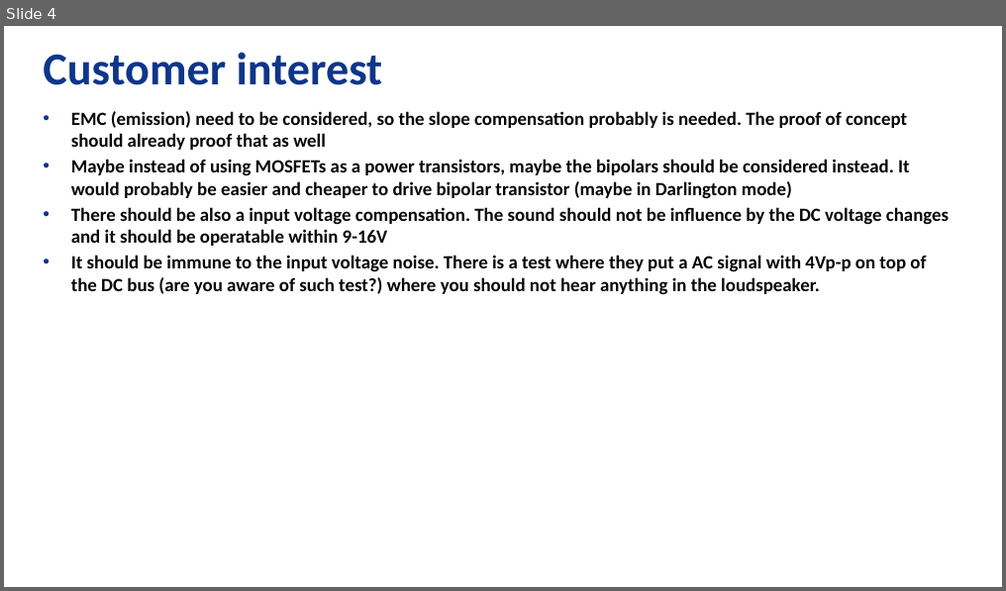
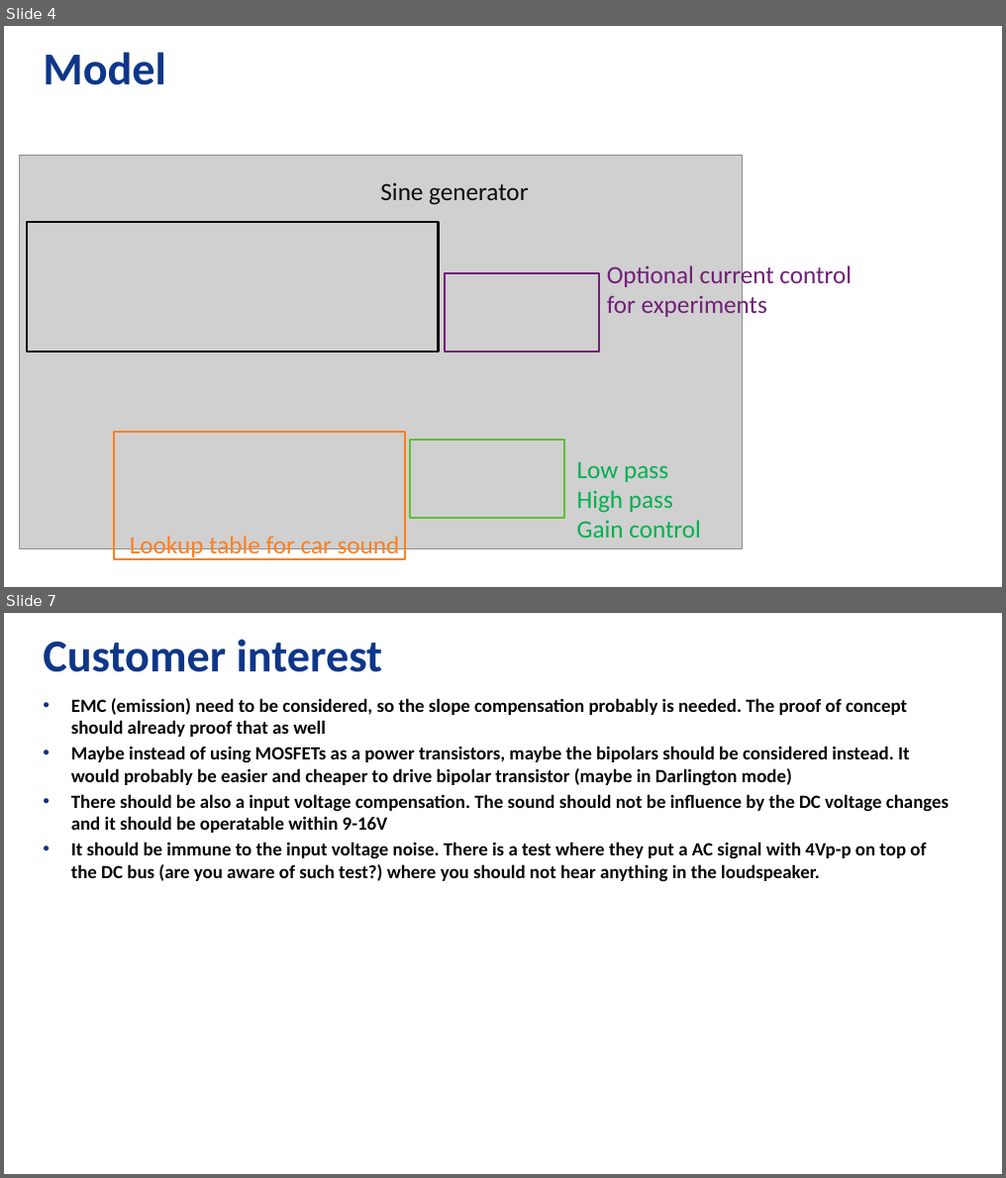
Before and after one commit to MarkWendler/sound_generator_dsPIC_X2C, a slide deck: doc/SoundGeneratorPoC.pptx. Shown one above the other, each under a label of ours: slide 4 before the commit, slides 4 and 7 after it; the slides between them are not shown. The pictures are 1006x591 and 1006x1178 pixels, drawn with LibreOffice and Linux fonts; fonts in the diff are those of the drawing; grey boxes stand for pictures; background and template pictures are left out. Boxes give left, top, right and bottom in pixels: in the first picture for what was removed or moved away, otherwise in the second. Text is boxed around its words. In the diff, an @@ line names an element or a change of style, - is before the commit and + after.

Commit message:
Car sound mode added. Documentation updated.

```diff
--- a/doc/SoundGeneratorPoC.pptx
+++ b/doc/SoundGeneratorPoC.pptx
@@ slide 4 added at box(4, 26, 1002, 587), background #FFFFFF @@
@@ title added at box(43, 52, 166, 85), 44 pt, text #0E3689, bold @@
+Model
@@ picture added at box(19, 155, 743, 550) @@
@@ text added at box(380, 182, 528, 205), 24 pt, text #0A0B0F @@
+Sine generator
@@ rectangle added at box(27, 222, 439, 353), outline #0A0B0F 2 pt @@
@@ text added at box(607, 263, 851, 320), 24 pt, text #702076 @@
+Optional current control for experiments
@@ rectangle added at box(445, 274, 599, 353), outline #702076 2 pt @@
@@ rectangle added at box(114, 433, 405, 560), outline #FD7F20 2 pt @@
@@ rectangle added at box(410, 440, 564, 519), outline #5EBF33 2 pt @@
@@ text added at box(577, 463, 701, 538), 24 pt, text #00B050 @@
+Low pass
+High pass
+Gain control
@@ text added at box(130, 536, 400, 560), 24 pt, text #FD7F20 @@
+Lookup table for car sound
@@ what was slide 4 is now slide 7 @@
```
Also in this commit, not shown: 3 slides changed, 2 other slides added, 52 other files.
